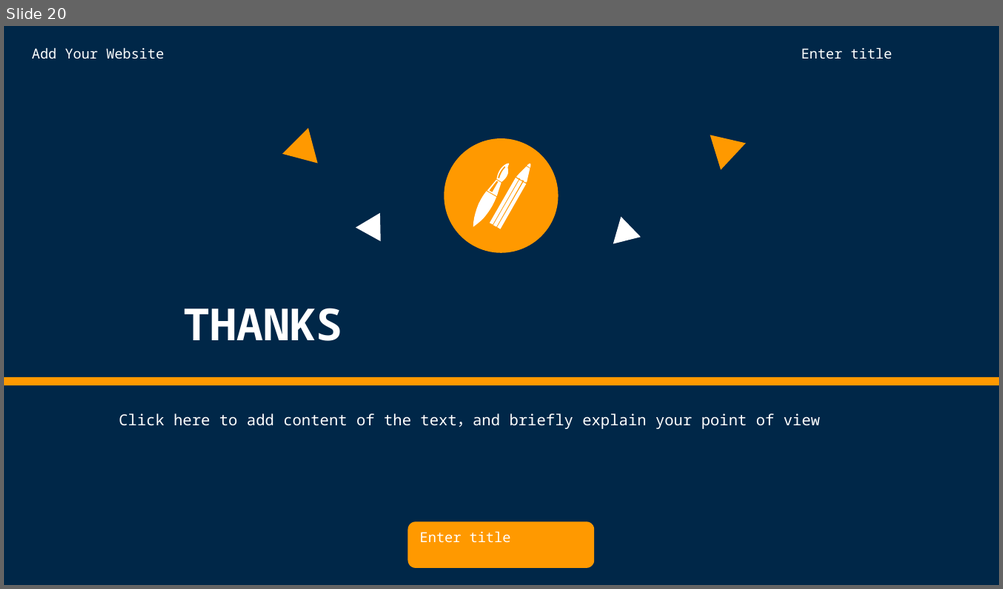
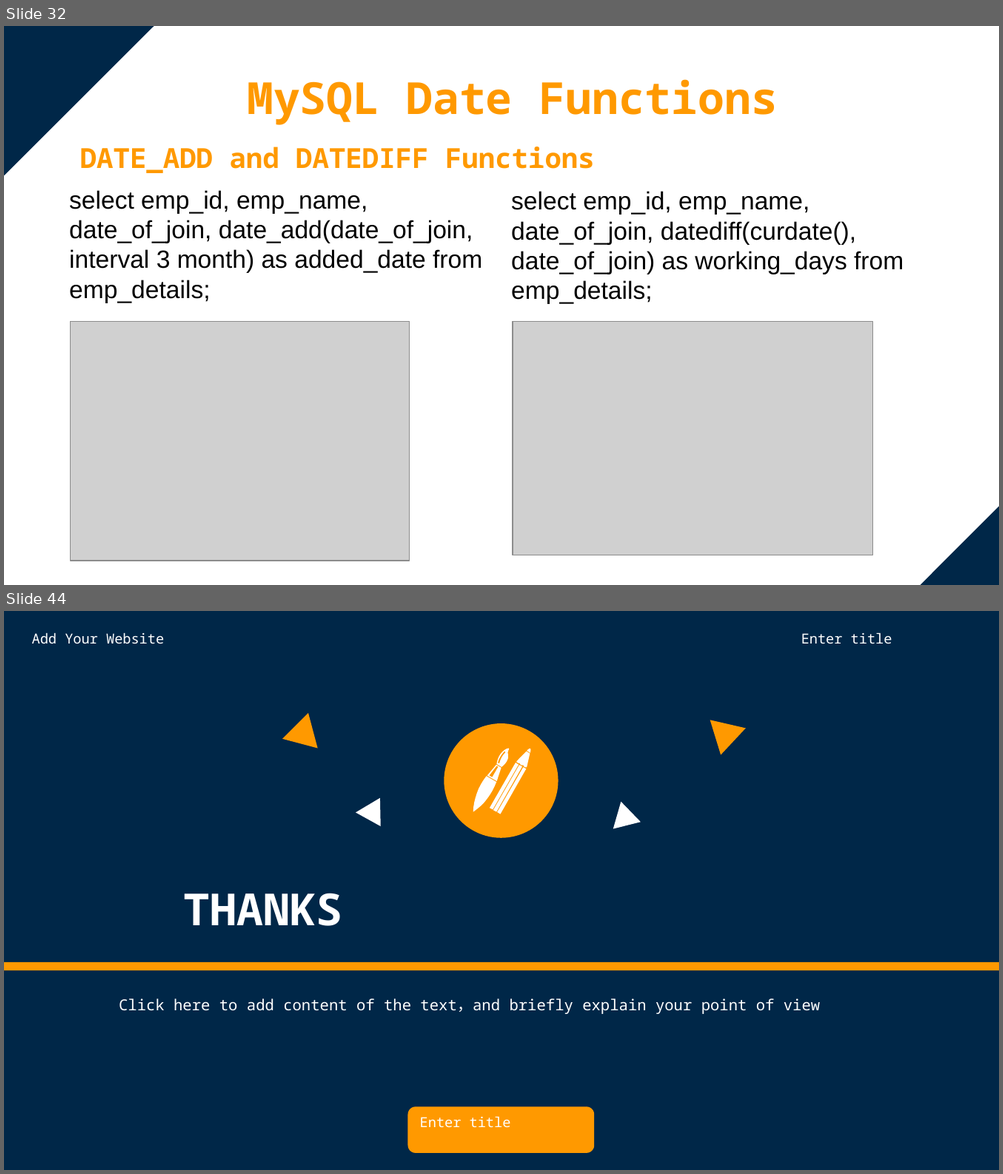
Before and after one commit to vijayadithya831/personal, a slide deck: Full Stack/SQL/Mini Project/SQL Mini Project.pptx. Shown one above the other, each under a label of ours: slide 20 before the commit, slides 32 and 44 after it; the slides between them are not shown. The pictures are 1003x589 and 1003x1174 pixels, drawn with LibreOffice and Linux fonts; fonts in the diff are those of the drawing; grey boxes stand for pictures. Boxes give left, top, right and bottom in pixels: in the first picture for what was removed or moved away, otherwise in the second. Text is boxed around its words. In the diff, an @@ line names an element or a change of style, - is before the commit and + after.

```diff
--- a/Full Stack/SQL/Mini Project/SQL Mini Project.pptx
+++ b/Full Stack/SQL/Mini Project/SQL Mini Project.pptx
@@ slide 32 added at bbox=[4, 26, 999, 585], background #FFFFFF @@
@@ right triangle added at bbox=[4, 26, 155, 178], fill #002748 @@
@@ text added at bbox=[247, 79, 778, 125], 32 pt, text #FF9900, bold @@
+MySQL Date Functions
@@ text added at bbox=[80, 147, 595, 173], 20 pt, text #FF9900, bold @@
+DATE_ADD and DATEDIFF Functions
@@ text added at bbox=[69, 190, 482, 303], 18 pt, text #000000 @@
+select emp_id, emp_name, date_of_join, date_add(date_of_join, interval 3 month) as added_date from emp_details;
@@ text added at bbox=[511, 191, 903, 304], 18 pt, text #000000 @@
+select emp_id, emp_name, date_of_join, datediff(curdate(), date_of_join) as working_days from emp_details;
@@ picture added at bbox=[71, 321, 410, 561] @@
@@ picture added at bbox=[512, 321, 872, 555] @@
@@ right triangle added at bbox=[916, 504, 999, 585], fill #002748 @@
@@ what was slide 20 is now slide 44 @@
```
Also in this commit, not shown: 4 slides changed, 23 other slides added, 1 other file.
